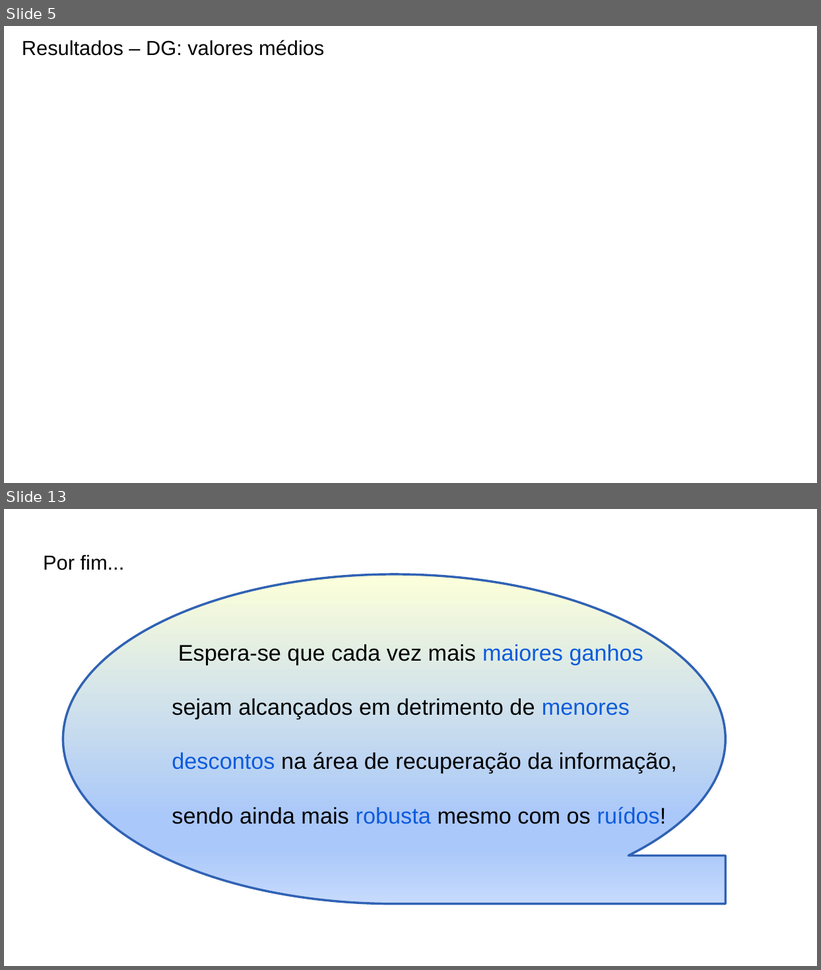
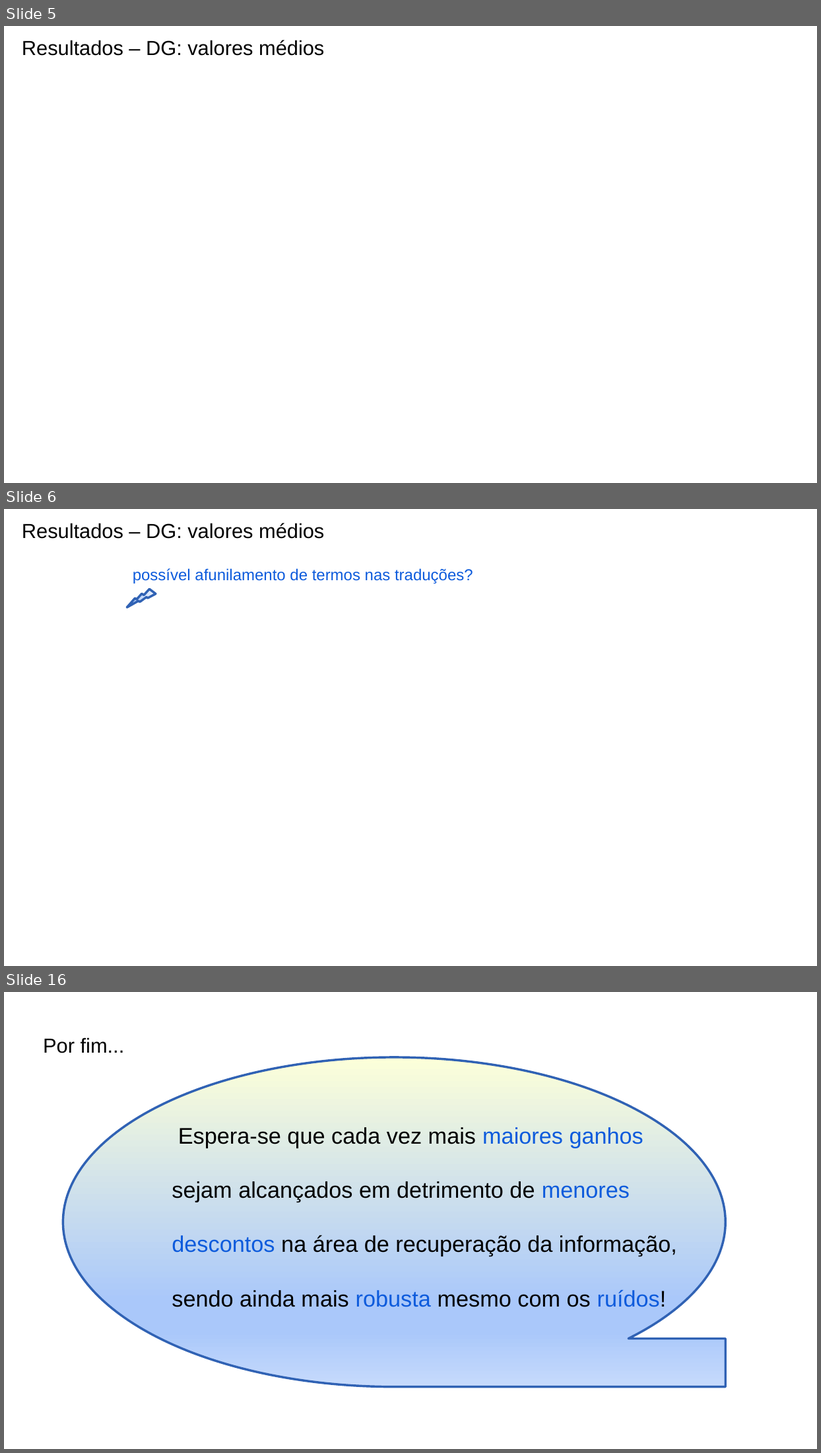
Before and after one commit to leonardo3108/robustez-query, a slide deck: docs/presentations/Apresentação final - 20211209.pptx. Shown one above the other, each under a label of ours: slides 5 and 13 before the commit, slides 5, 6 and 16 after it; the slides between them are not shown. The pictures are 821x970 and 821x1453 pixels, drawn with LibreOffice and Linux fonts; fonts in the diff are those of the drawing; background and template pictures are left out. Boxes give left, top, right and bottom in pixels: in the first picture for what was removed or moved away, otherwise in the second. Text is boxed around its words. In the diff, an @@ line names an element or a change of style, - is before the commit and + after.

```diff
--- a/docs/presentations/Apresentação final - 20211209.pptx
+++ b/docs/presentations/Apresentação final - 20211209.pptx
@@ slide 6 added at box(4, 509, 817, 966), background picture (left out) @@
@@ title added at box(22, 523, 324, 539), 18 pt, text #000000 @@
+Resultados – DG: valores médios
@@ text added at box(133, 568, 473, 584), 14 pt, text #0D5BDC @@
+possível afunilamento de termos nas traduções?
@@ lightning bolt added at box(124, 588, 157, 607), fill gradient #F6F9FE to #AAC8FA to #C6DAFC, outline #3162B5 2 pt @@
@@ what was slide 13 is now slide 16 @@
```
Also in this commit, not shown: 7 slides changed, 2 other slides added.
